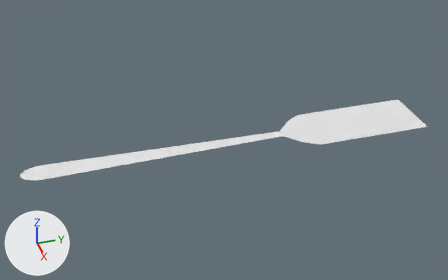
The Blender file Fork.blend: old version first, new version second.
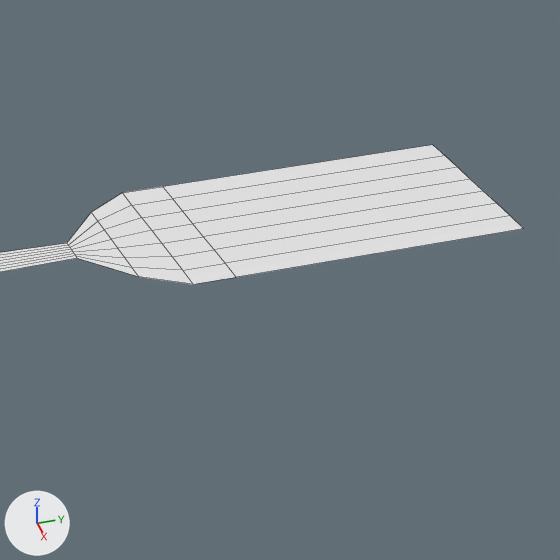
There are two pictures of each version: one whole from a 50 mm camera at (16.5, -9.89, 11.24) aimed at (-0.1, -4.98, 0.05), one close up on the part from 58% to 98% of the width and 19% to 84% of the height. Lighting does not change. The marker at lower left points along +X, +Y and +Z. The close-ups show mesh edges as thin lines.

Names of what the first close-up shows: '平面'.
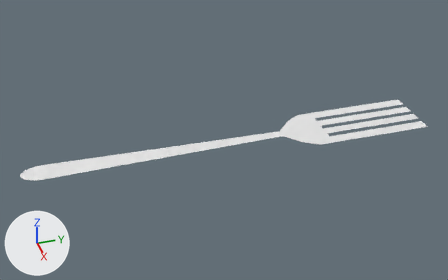
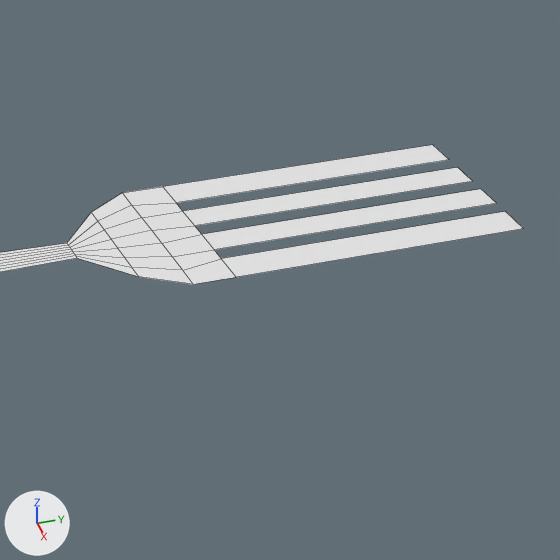
Commit message: フォークモデリング中

Where the change shows, as pixel boxes [x1, y1, x2, y2] in the close-ups (560 x 560 px):
part 1 of me_平面, cut back
    both: [133, 148, 511, 273]

What the commit changed:
me_平面 has 64 vertices, 49 faces and spans x -1.0..1.0, y -5.75..1.0, z 0.0.
me_平面 is used by ob_平面; location (0.0, 0.0, 0.0); scale (1.0, 2.0, 1.0).
Verts and faces of me_平面; kept vertices keep their numbers, new ones are numbered from 64.
Before the commit, vertices of me_平面: 22 (0.71, 1.0, 0.0) at pixel (510, 215), 23 (0.43, 1.0, 0.0) at pixel (496, 203), 24 (0.14, 1.0, 0.0) at pixel (483, 191), 25 (-0.14, 1.0, 0.0) at pixel (470, 179), 26 (-0.43, 1.0, 0.0) at pixel (457, 167).
Before the commit, vertices of me_平面: 27 (-0.71, 1.0, 0.0) at pixel (445, 155), 58 (0.71, -0.75, 0.0) at pixel (225, 263), 59 (0.43, -0.75, 0.0) at pixel (214, 249), 60 (0.14, -0.75, 0.0) at pixel (203, 236), 61 (-0.14, -0.75, 0.0) at pixel (192, 223).
Before the commit, vertices of me_平面: 62 (-0.43, -0.75, 0.0) at pixel (182, 211), 63 (-0.71, -0.75, 0.0) at pixel (172, 198).
Part 1, on me_平面:
Faces deleted: (26, 27, 63, 62), (24, 25, 61, 60), (22, 23, 59, 58).
Vertex 22 moves to (0.61, 1.0, 0.0), pixel (505, 211).
Vertex 58 moves to (0.61, -0.75, 0.0), pixel (221, 258).
Vertex 24 moves to (0.09, 1.0, 0.0), pixel (480, 188).
Vertex 60 moves to (0.09, -0.75, 0.0), pixel (201, 234).
Vertex 25 moves to (-0.09, 1.0, 0.0), pixel (472, 181).
Vertex 61 moves to (-0.09, -0.75, 0.0), pixel (194, 225).
Vertex 27 moves to (-0.61, 1.0, 0.0), pixel (449, 159).
Vertex 63 moves to (-0.61, -0.75, 0.0), pixel (176, 202).
